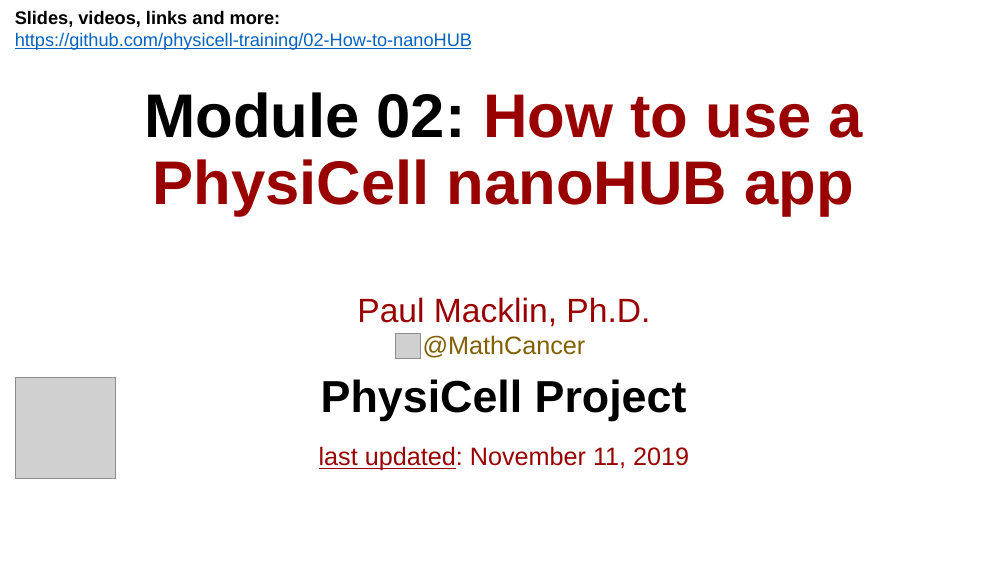
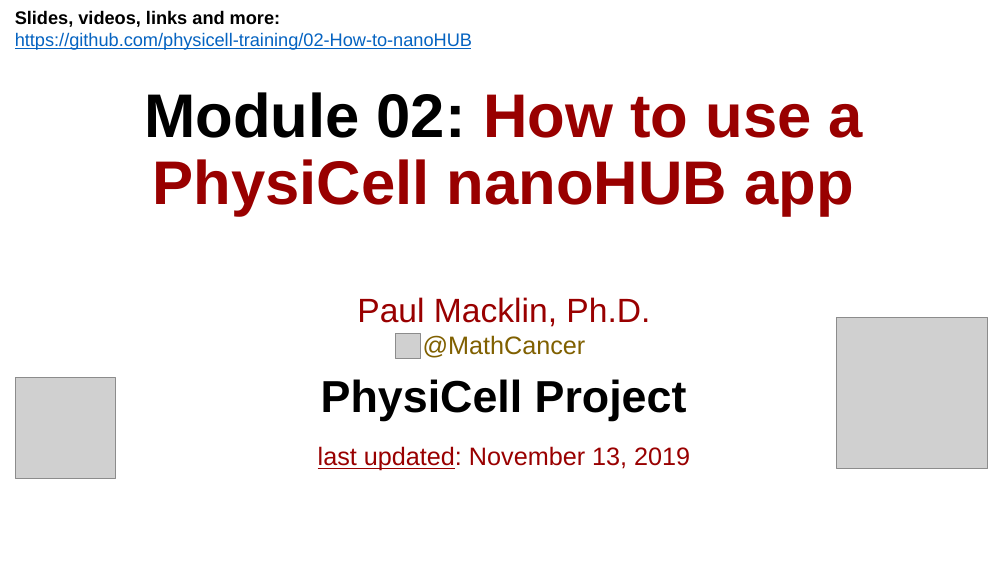
Before and after one commit to physicell-training/02-How-to-nanoHUB, a slide deck: slide 1 of pptx_source/02-How-to-nanoHUB.pptx. Drawn at 1008x567 pixels with LibreOffice and Linux fonts; fonts in the diff are those of the drawing; grey boxes stand for pictures; background and template pictures are left out. Boxes give left, top, right and bottom in pixels: in the first picture for what was removed or moved away, otherwise in the second. Text is boxed around its words. In the diff, an @@ line names an element or a change of style, - is before the commit and + after.

```diff
--- a/pptx_source/02-How-to-nanoHUB.pptx
+++ b/pptx_source/02-How-to-nanoHUB.pptx
@@ picture added at (837,318,988,469) @@
@@ text at (318,446,690,471): text changed @@
-last updated: November 11, 2019
+last updated: November 13, 2019
```
Also in this commit, not shown: 1 other slide changed, 2 other files.
